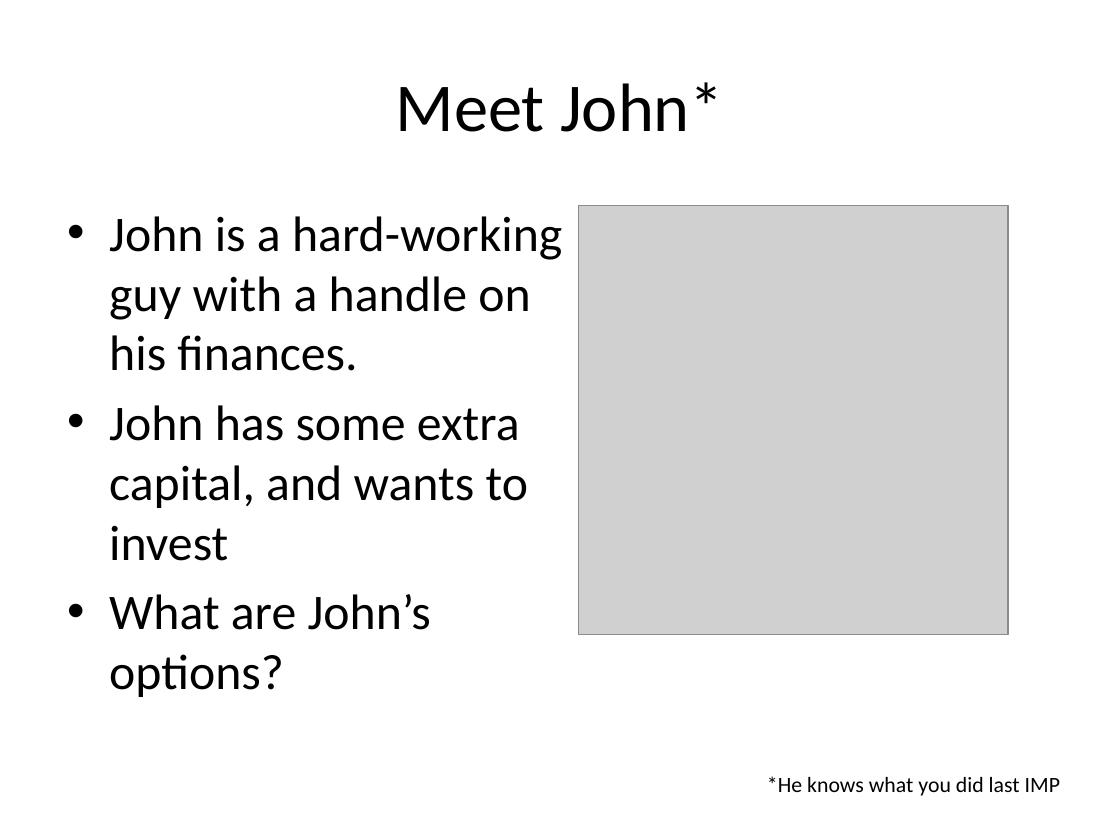
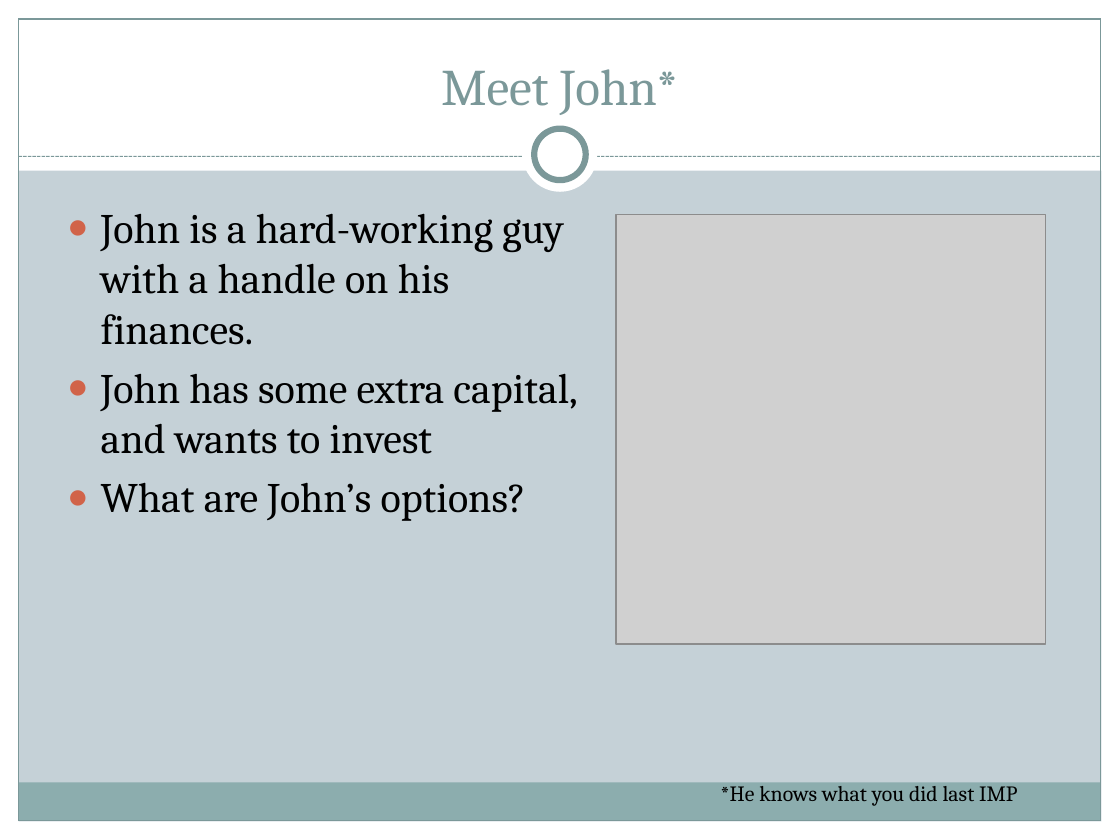
Before and after one commit to ChrisBye/rpi-imp, a slide deck: slide 2 of final presentation/justification and vision.pptx. Drawn at 1120x840 pixels with LibreOffice and Linux fonts; fonts in the diff are those of the drawing; grey boxes stand for pictures. Boxes give left, top, right and bottom in pixels: in the first picture for what was removed or moved away, otherwise in the second. Text is boxed around its words. In the diff, an @@ line names an element or a change of style, - is before the commit and + after.

```diff
--- a/final presentation/justification and vision.pptx
+++ b/final presentation/justification and vision.pptx
@@ background #FFFFFF to #C5D1D7 @@
@@ rectangle added at box(0, 0, 1120, 170), fill #FFFFFF @@
@@ rectangle added at box(0, 0, 19, 840), fill #FFFFFF @@
@@ rectangle added at box(19, 19, 1101, 821), outline #7C999A 0.75 pt @@
@@ title "Meet John*": place and size @@
-title "Meet John*" at box(396, 82, 724, 132)
+title "Meet John*" at box(441, 69, 678, 115)
@@ title "Meet John*" at box(441, 69, 678, 115): size 44 to 33 pt, font Calibri to Cambria, text colour #000000 to #7C999A; vertical alignment middle to bottom @@
@@ rectangle added at box(1101, 0, 1120, 840), fill #FFFFFF @@
@@ ellipse added at box(523, 118, 598, 193), fill #FFFFFF @@
@@ ellipse added at box(534, 129, 586, 180), fill #FFFFFF, outline #7C999A 4 pt @@
@@ line added from (19, 157) to (1101, 157), #7C999A 0.75 pt dashed @@
@@ text "John is a hard-working guy ..." at box(101, 213, 577, 521): size 32 to 27 pt, font Calibri to Cambria; bullet • to ●; less space between paragraphs @@
@@ picture: place and size @@
-picture at box(579, 205, 1008, 634)
+picture at box(616, 215, 1045, 644)
@@ text "*He knows what you did ...": place and size @@
-text "*He knows what you did ..." at box(767, 776, 1060, 796)
+text "*He knows what you did ..." at box(720, 781, 1017, 806)
@@ text "*He knows what you did ..." at box(720, 781, 1017, 806): font Calibri to Cambria @@
@@ rectangle added at box(18, 783, 1100, 821), fill #8CADAE @@
@@ rectangle added at box(0, 821, 1120, 840), fill #FFFFFF @@
```
Also in this commit, not shown: 10 other slides changed.
